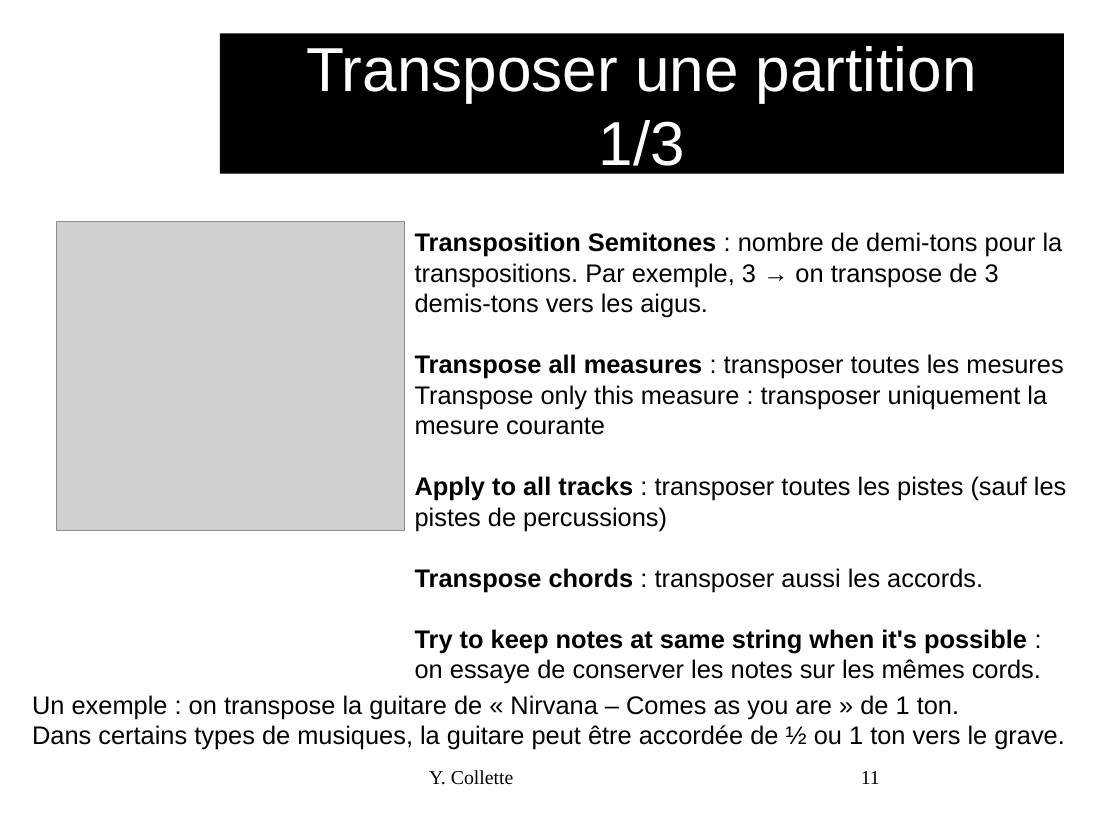
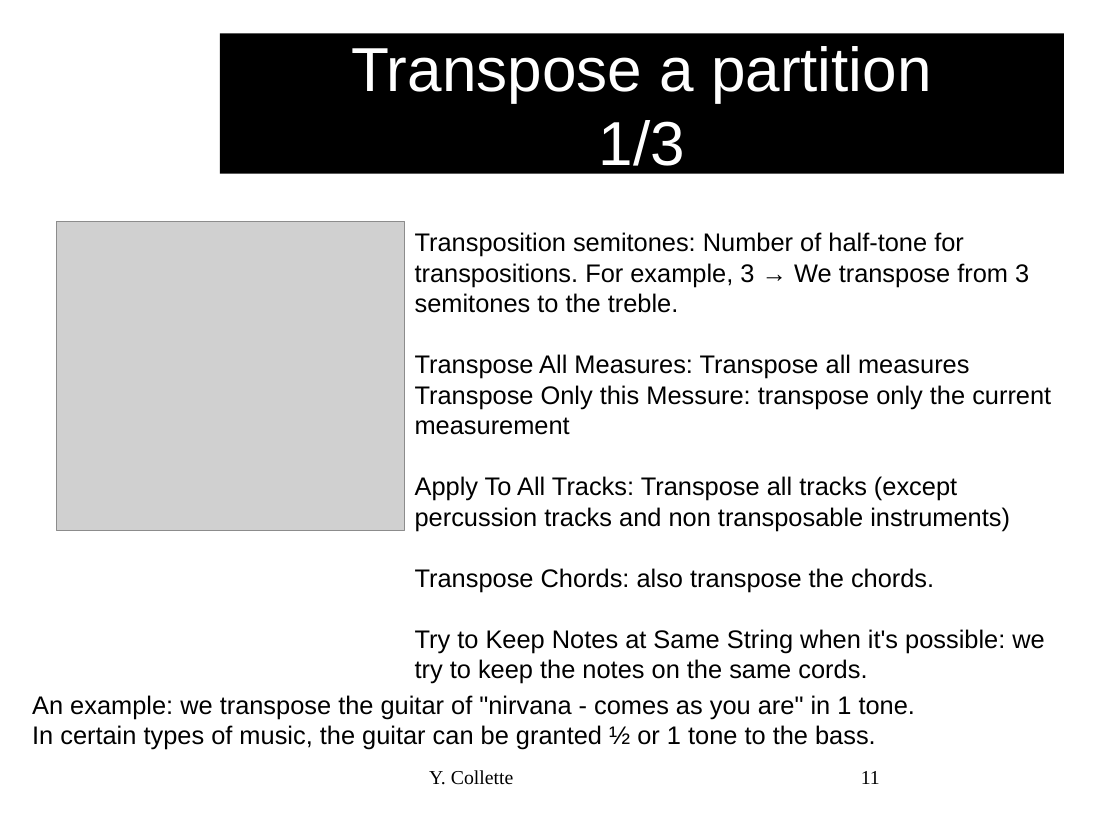
Before and after one commit to audinux/audinux.github.io, a slide deck: slide 11 of workshop/audio/TuxGuitar.odp. Drawn at 1120x840 pixels with LibreOffice and Linux fonts; fonts in the diff are those of the drawing; grey boxes stand for pictures; background and template pictures are left out. Boxes give left, top, right and bottom in pixels: in the first picture for what was removed or moved away, otherwise in the second. Text is boxed around its words. In the diff, an @@ line names an element or a change of style, - is before the commit and + after.

```diff
--- a/workshop/audio/TuxGuitar.odp
+++ b/workshop/audio/TuxGuitar.odp
@@ title at [351, 46, 932, 177]: text changed @@
-Transposer une partition
-1/3
+Transpose a partition
+1/3
@@ text at [415, 232, 1051, 684]: text changed @@
-Transposition Semitones : nombre de demi-tons pour la transpositions. Par exemple, 3 → on transpose de 3 demis-tons vers les aigus.
-Transpose all measures : transposer toutes les mesures
-Transpose only this measure : transposer uniquement la mesure courante
-Apply to all tracks : transposer toutes les pistes (sauf les pistes de percussions)
-Transpose chords : transposer aussi les accords.
-Try to keep notes at same string when it's possible : on essaye de conserver les notes sur les mêmes cords.
+Transposition semitones: Number of half-tone for transpositions. For example, 3 → We transpose from 3 semitones to the treble.
+Transpose All Measures: Transpose all measures
+Transpose Only this Messure: transpose only the current measurement
+Apply To All Tracks: Transpose all tracks (except percussion tracks and non transposable instruments)
+Transpose Chords: also transpose the chords.
+Try to Keep Notes at Same String when it's possible: we try to keep the notes on the same cords.
@@ text at [32, 695, 915, 750]: text changed @@
-Un exemple : on transpose la guitare de « Nirvana – Comes as you are » de 1 ton.
-Dans certains types de musiques, la guitare peut être accordée de ½ ou 1 ton vers le grave.
+An example: we transpose the guitar of "nirvana - comes as you are" in 1 tone.
+In certain types of music, the guitar can be granted ½ or 1 tone to the bass.
```
Also in this commit, not shown: 34 other slides changed, 17 slides added, 17 slides removed, 3 other files.
